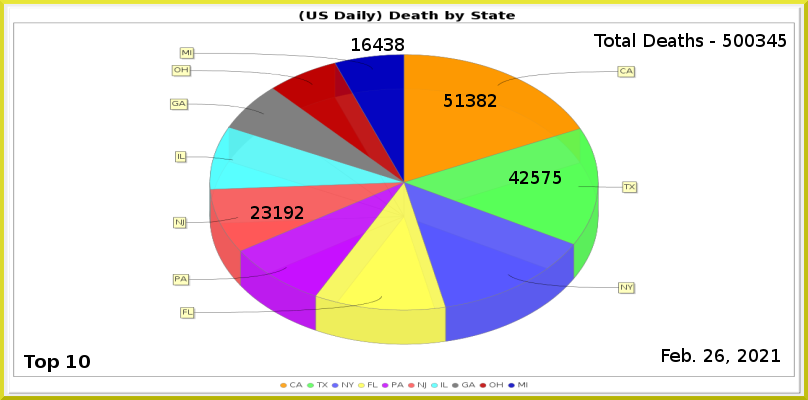
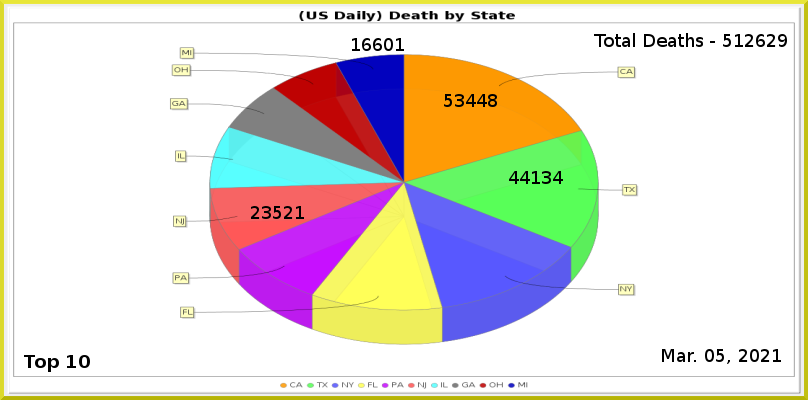
The second 808 × 400 image is a revision of the first. Changes to its layers:
painted on "Least" over bbox(373, 38, 404, 51)
painted on "6" over bbox(273, 206, 304, 219)
painted on "2" over bbox(520, 171, 563, 184)
painted on "1" over bbox(455, 94, 497, 107)
renamed "Total Deaths - 500345" to "Total Deaths - 512629", painted on it over bbox(734, 34, 787, 47)
painted on "Current Date" over bbox(664, 348, 781, 364)
painted on "Death_by_State.png" over bbox(169, 47, 639, 345)
